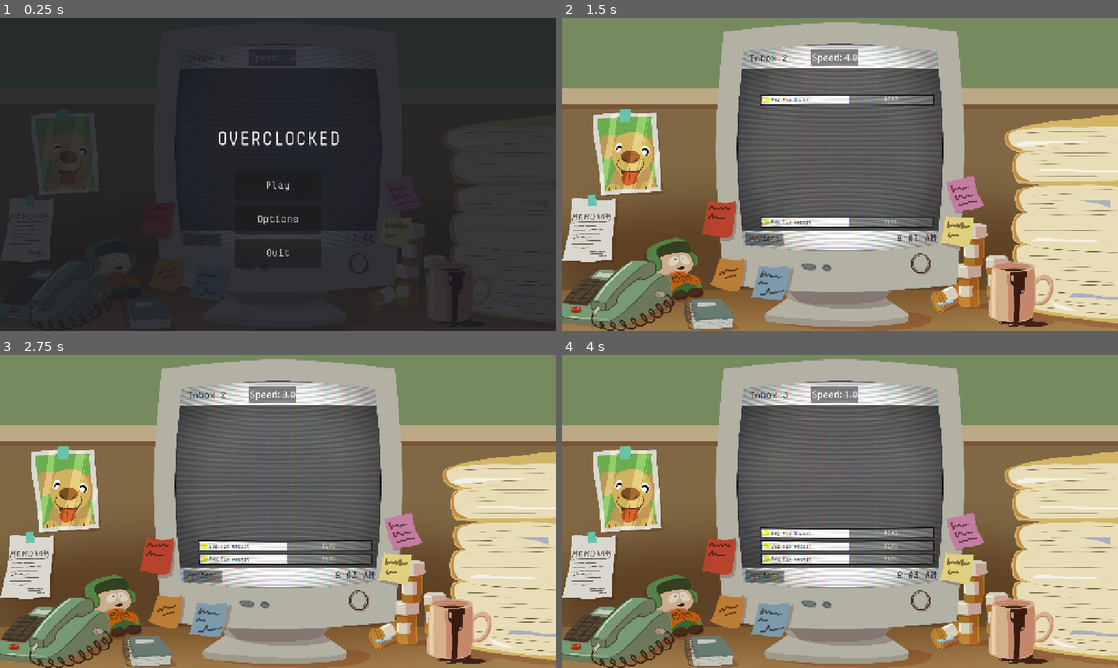
Above: before the commit, frames 1-4 (two rows, left to right).
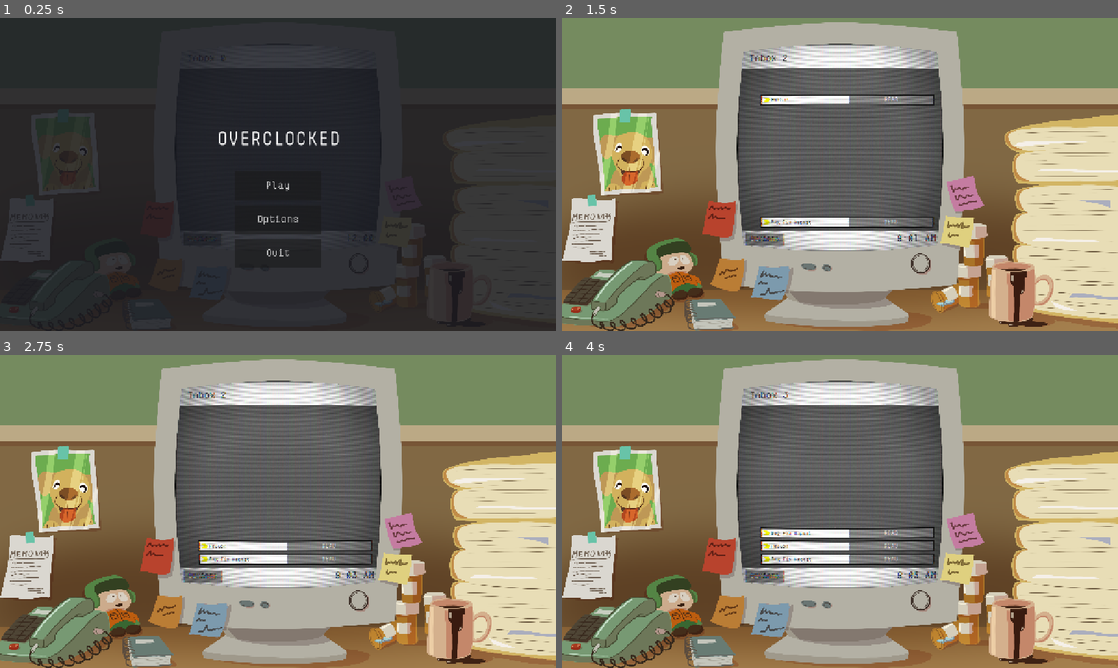
Above: after the commit, the same moments.

Repository: BradBenJoya/GMTK2026
Game: Godot game, scene res://Scenes/main.tscn
Two runs of this game, one before a commit and one after it. Both use one fixed random seed, a clock stepped at 60 frames per second and the inputs below.
Inputs (mouse positions are in pixels of both pictures, inside the frame that each line leads up to):
- Up to frame 1 (0.25 s): no input
- Up to frame 2 (1.5 s): click "Play" at 0.5 s; click (834, 58) at 1.25 s, where only the run before the commit has a clickable "Speed: 1.0"
- Up to frame 3 (2.75 s): click (272, 395) at 2 s, where only the run before the commit has a clickable "Speed: 4.0"
- Up to frame 4 (4 s): click (834, 395) at 2.75 s, where only the run before the commit has a clickable "Speed: 3.0"; click (834, 395) at 3.5 s, where only the run before the commit has a clickable "Speed: 2.0"

The runs differ from the first frame. In frame 2, 0.5% of the frame differs, in the area x 37-54%, y 10-27%; in frame 3, 0.5%; in frame 4, 0.5%, in the area x 37-54%, y 10-62%.

Commit message:
implemented email chance, rebalanced upgrades

Diff:
--- a/Scenes/main.tscn
+++ b/Scenes/main.tscn
@@ -273,12 +273,22 @@
 stream = ExtResource("16_h1bgf")
 
 [node name="StatTest" type="Button" parent="." unique_id=1993961730]
+visible = false
 offset_left = -196.0
 offset_top = -861.0
 offset_right = 125.0
 offset_bottom = -750.0
-theme_override_font_sizes/font_size = 64
-text = "Speed: 1.0"
+theme_override_font_sizes/font_size = 48
+text = "Spam: "
+
+[node name="StatTest2" type="Button" parent="." unique_id=706251885]
+visible = false
+offset_left = 165.0
+offset_top = -861.0
+offset_right = 486.0
+offset_bottom = -750.0
+theme_override_font_sizes/font_size = 48
+text = "Upload: "
 
 [connection signal="pressed" from="Monitor/SubViewport/Manager/BottomBar/OptionsButton" to="." method="_on_options_button_pressed"]
 [connection signal="pressed" from="UpgradeBox/UpgradeChoice/UpgradeCard" to="." method="_on_upgrade_selected" flags=18]
@@ -290,5 +300,6 @@
 [connection signal="pressed" from="Options/MarginContainer/VBoxContainer/BottomOptions/ApplyButton" to="." method="_on_apply_button_pressed"]
 [connection signal="pressed" from="Options/MarginContainer/VBoxContainer/BottomOptions/MainButton" to="." method="_on_main_button_pressed"]
 [connection signal="pressed" from="StatTest" to="." method="_on_button_pressed"]
+[connection signal="pressed" from="StatTest2" to="." method="_on_button2_pressed"]
 
 [editable path="Options"]
--- a/Scripts/Cards/Upgrades/Antivirus.tres
+++ b/Scripts/Cards/Upgrades/Antivirus.tres
@@ -9,6 +9,6 @@
 desc = "Finally get round to that update."
 image = ExtResource("1_okv8x")
 effects = Dictionary[int, float]({
-1: -5.0
+1: -2.0
 })
 metadata/_custom_type_script = "uid://coryhq6i1gdc0"
--- a/Scripts/Cards/Upgrades/Firewall.tres
+++ b/Scripts/Cards/Upgrades/Firewall.tres
@@ -10,6 +10,6 @@
 image = ExtResource("1_6pf6y")
 effects = Dictionary[int, float]({
 0: -5.0,
-1: -20.0
+1: -5.0
 })
 metadata/_custom_type_script = "uid://coryhq6i1gdc0"
--- a/Scripts/Cards/Upgrades/Go_fast.tres
+++ b/Scripts/Cards/Upgrades/Go_fast.tres
@@ -9,7 +9,7 @@
 desc = "You're faster... but so is everyone else."
 image = ExtResource("1_je3yx")
 effects = Dictionary[int, float]({
-0: 20.0,
-3: 20.0
+0: 2.0,
+3: -2.0
 })
 metadata/_custom_type_script = "uid://coryhq6i1gdc0"
--- a/Scripts/Cards/Upgrades/Router.tres
+++ b/Scripts/Cards/Upgrades/Router.tres
@@ -9,6 +9,6 @@
 desc = "Upgrade internet for higher speed!"
 image = ExtResource("1_2x81x")
 effects = Dictionary[int, float]({
-0: 10.0
+0: 1.0
 })
 metadata/_custom_type_script = "uid://coryhq6i1gdc0"
--- a/Scripts/Cards/Upgrades/Spam_filter.tres
+++ b/Scripts/Cards/Upgrades/Spam_filter.tres
@@ -9,6 +9,6 @@
 desc = "Get rid of that junk! Well, some of it."
 image = ExtResource("1_vhq0r")
 effects = Dictionary[int, float]({
-2: -10.0
+2: -5.0
 })
 metadata/_custom_type_script = "uid://coryhq6i1gdc0"
--- a/Scripts/Cards/upgrade.gd
+++ b/Scripts/Cards/upgrade.gd
@@ -22,6 +22,7 @@
 
 enum UpgradeType {
 	UPLOAD_SPEED,
+	UPLOAD_CHANCE,
 	VIRUS_CHANCE,
 	SPAM_CHANCE,
 	EMAIL_SPEED
--- a/Scripts/Email/email.gd
+++ b/Scripts/Email/email.gd
@@ -63,9 +63,6 @@
 		#
 		#elif special_random == 4:
 			#type = "Upload"
-		#
-		##elif special_random == 5:
-			##type = "Virus"
 
 	var text = email_list.create_email(type) # creates the email, and sets text to an array. first value is the person and topic, second is the expanded text
 	flavor_text.text = text[0]
--- a/Scripts/Manager/manager.gd
+++ b/Scripts/Manager/manager.gd
@@ -28,20 +28,21 @@
 		new_email.position = Vector2(60, -1000)#Vector2(60, 350 - (i * 60))
 		var random_chance = randf()
 
-		new_email.type = "Upload"
-		#if random_chance <= spam_chance:
-			#new_email.type = "Spam"
+		#new_email.type = "Upload"
+		if random_chance <= spam_chance:
+			new_email.type = "Spam"
 		#elif random_chance <= spam_chance + virus_chance:
 			#new_email.type = "Virus"
-		#elif random_chance <= spam_chance + virus_chance + upload_chance:
-			#new_email.type = "Upload"
-		#else:
-			#new_email.type = "Normal"
+		elif random_chance <= spam_chance + upload_chance:  # readd + virus_chance later if wanted
+			new_email.type = "Upload"
+		else:
+			new_email.type = "Normal"
 
 		add_child(new_email)
 		emails.append(new_email)
 
 		await get_tree().create_timer(randf_range(minimum_speed, maximum_speed)).timeout
+		print(new_email.type)
 
 func _ready() -> void:
 	add_child(email_timer)
@@ -81,12 +82,11 @@
 		add_child(new_email)
 		emails.append(new_email)
 
-		await get_tree().create_timer(randf_range(minimum_speed, maximum_speed)).timeout
+		await get_tree().create_timer(0.2).timeout
 
 # end ByDesign
 
 # start ampbeetle
 func _on_email_timer_timeout() -> void:
-	print("ADDING MORE EMAILS!!!!!!")
 	add_more_emails(1)
 # end ampbeetle
--- a/Scripts/main.gd
+++ b/Scripts/main.gd
@@ -14,8 +14,18 @@
 		upload_speed = new_value
 		for message in %Manager.emails:
 			message.upload_speed = new_value
-@export var virus_chance: float = 1.0
-@export var spam_chance: float = 1.0
+@export var upload_chance: float = 0.20:
+	set(new_value):
+		upload_chance = new_value
+		%Manager.upload_chance = new_value
+@export var spam_chance: float = 0.15:
+	set(new_value):
+		spam_chance = new_value
+		%Manager.spam_chance = new_value
+@export var virus_chance: float = 0.10:
+	set(new_value):
+		virus_chance = new_value
+		%Manager.virus_chance = new_value
 @export var email_speed: float = 5.0:
 	set(new_value):
 		email_speed = new_value
@@ -30,6 +40,7 @@
 
 enum UpgradeType {
 	UPLOAD_SPEED,
+	UPLOAD_CHANCE,
 	VIRUS_CHANCE,
 	SPAM_CHANCE,
 	EMAIL_SPEED
@@ -146,6 +157,8 @@
 				match effect:
 					UpgradeType.UPLOAD_SPEED:
 						upload_speed += button.effects[effect]
+					UpgradeType.UPLOAD_CHANCE:
+						upload_chance += button.effects[effect]
 					UpgradeType.VIRUS_CHANCE:
 						virus_chance += button.effects[effect]
 					UpgradeType.SPAM_CHANCE:
@@ -200,6 +213,15 @@
 func _on_button_pressed() -> void:
 	#upload_speed += 0.2
 	#$StatTest.text = ("Speed: " + str(upload_speed))
-	email_speed -= 1.0
-	$StatTest.text = ("Speed: " + str(email_speed))
+	#email_speed -= 1.0
+	#$StatTest.text = ("Speed: " + str(email_speed))
+	spam_chance += 0.1
+	$StatTest.text = ("Spam: " + str(spam_chance))
+
 	pass # Replace with function body.
+
+
+func _on_button2_pressed() -> void:
+	upload_chance += 0.1
+	$StatTest2.text = ("Upload: " + str(upload_chance))
+	pass # Replace with function body.
